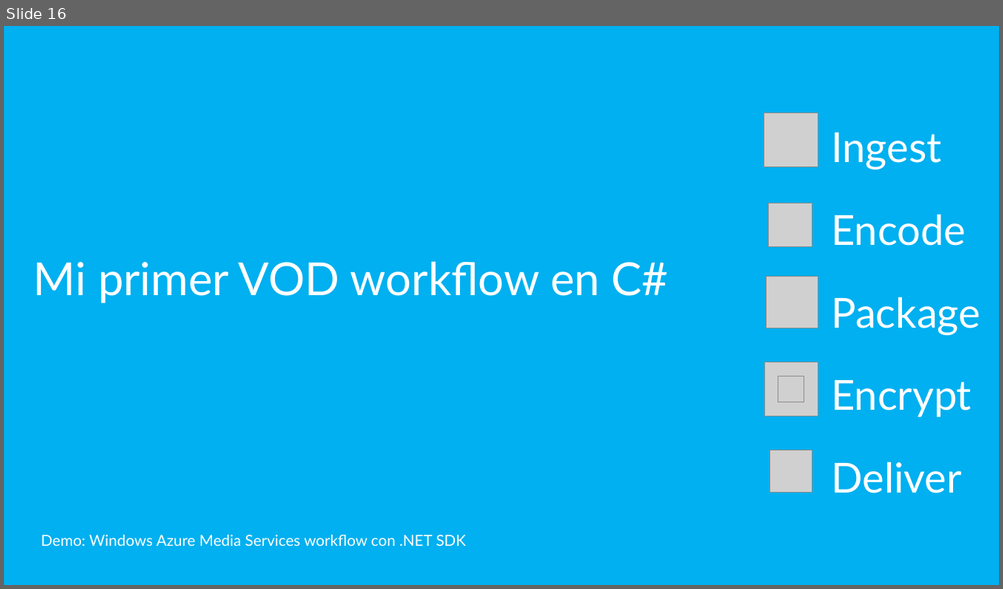
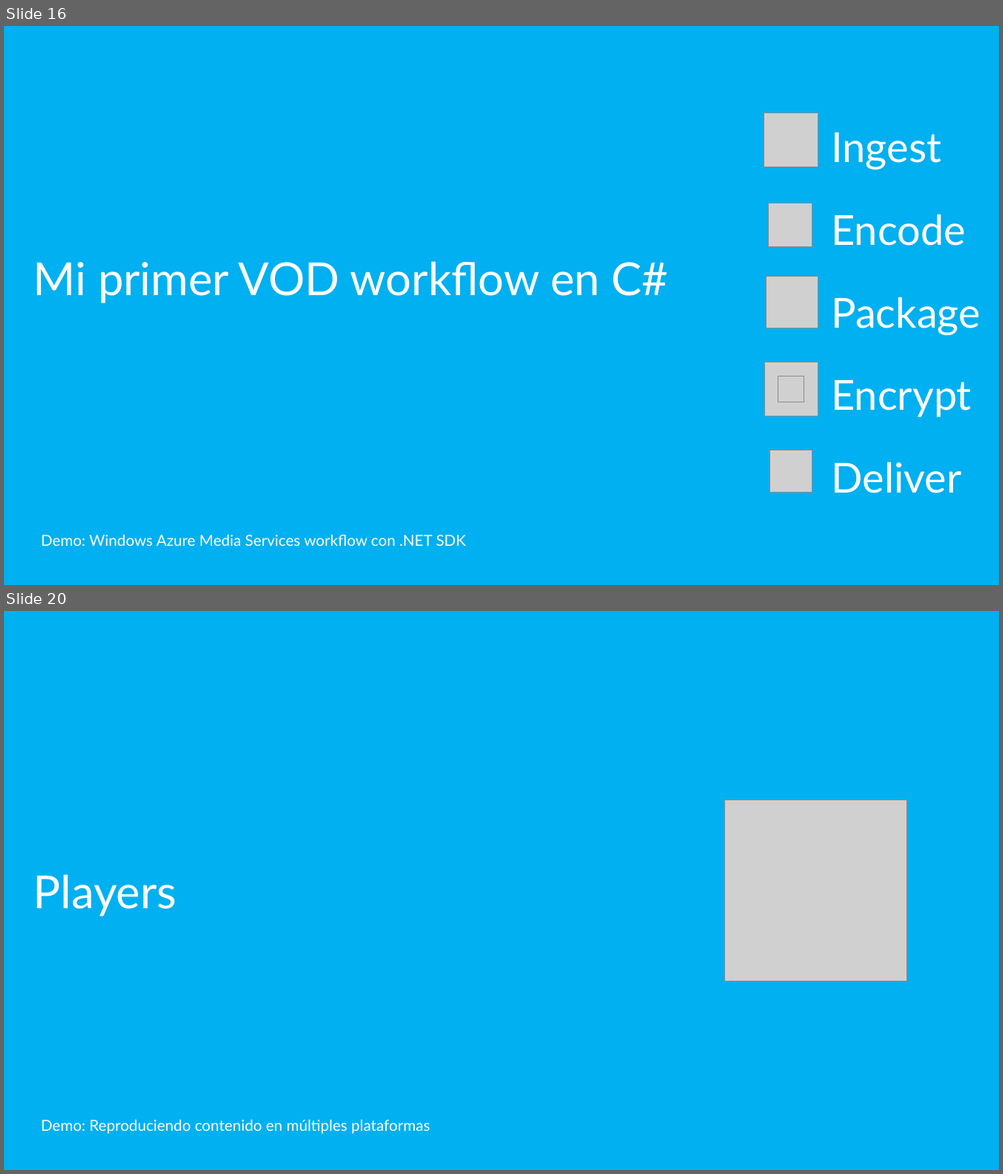
Before and after one commit to mconverti/webcast-aplicaciones-media-con-azure-media-services, a slide deck: webcast.pptx. Shown one above the other, each under a label of ours: slide 16 before the commit, slides 16 and 20 after it; the slides between them are not shown. The pictures are 1003x589 and 1003x1174 pixels, drawn with LibreOffice and Linux fonts; fonts in the diff are those of the drawing; grey boxes stand for pictures. Boxes give left, top, right and bottom in pixels: in the first picture for what was removed or moved away, otherwise in the second. Text is boxed around its words. In the diff, an @@ line names an element or a change of style, - is before the commit and + after.

Commit message:
# adding dynamic packaging and players content (WIP)

```diff
--- a/webcast.pptx
+++ b/webcast.pptx
@@ slide 20 added at bbox=[4, 611, 999, 1170], background #00B0F0 @@
@@ picture added at bbox=[725, 800, 907, 982] @@
@@ title added at bbox=[34, 874, 177, 917], 44 pt, text #FFFFFF @@
+Players
@@ subtitle added at bbox=[41, 1119, 430, 1134], 14.7 pt, text #FFFFFF @@
+Demo: Reproduciendo contenido en múltiples plataformas
```
Also in this commit, not shown: 3 slides changed, 3 other slides added.
